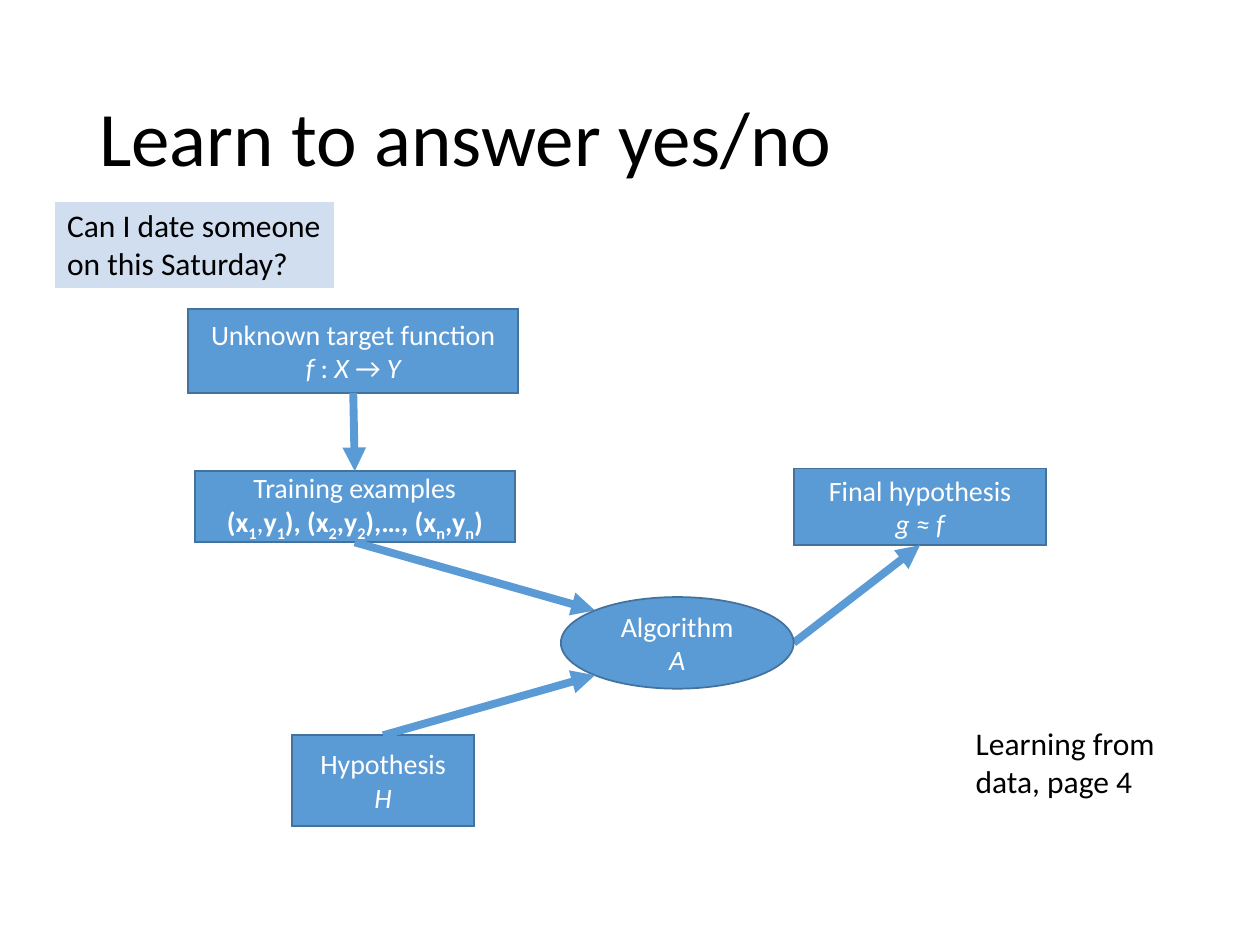
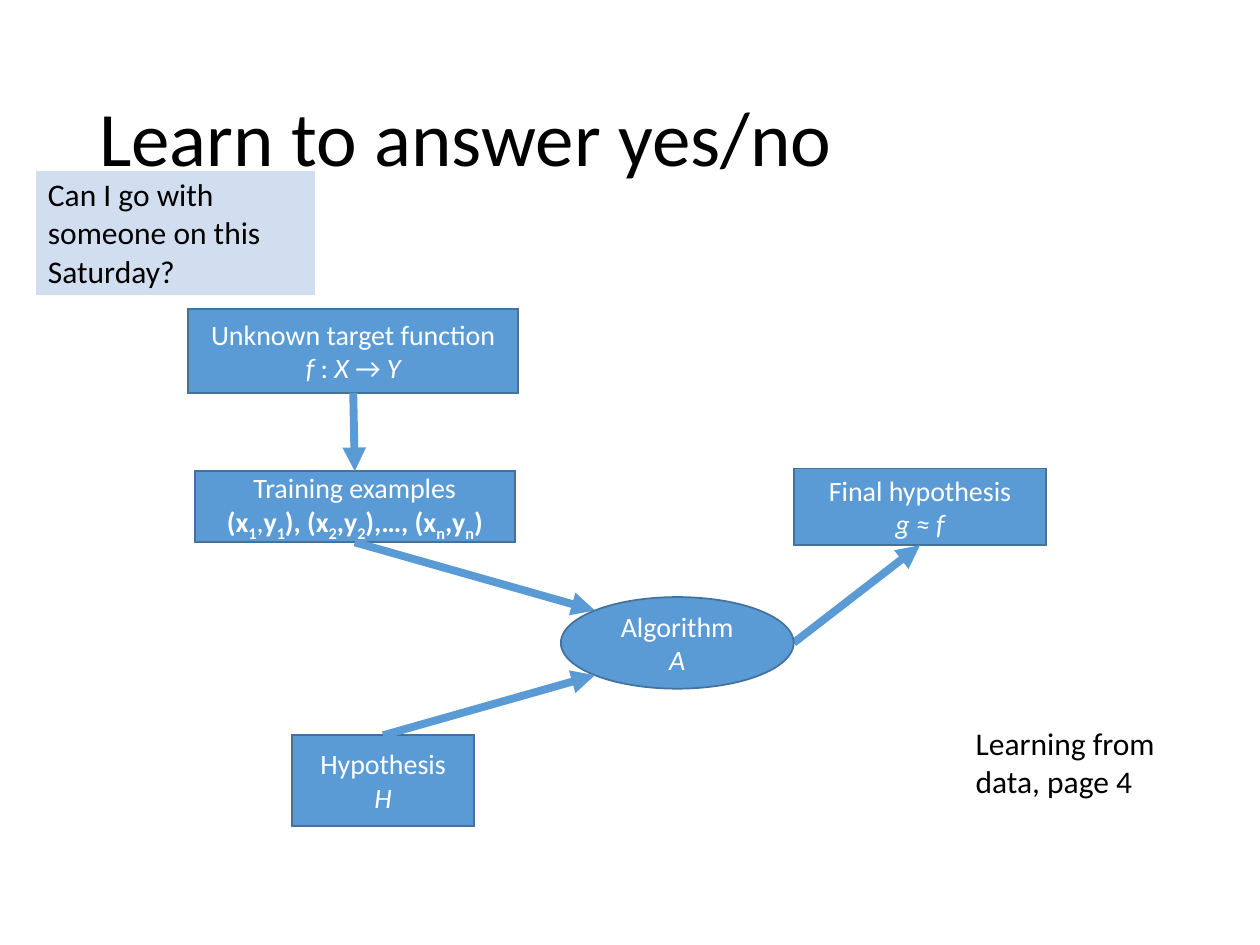
Before and after one commit to hansxiao7/Machine-learning-101, a slide deck: slide 4 of week2/PLA.pptx. Drawn at 1260x945 pixels with LibreOffice and Linux fonts; fonts in the diff are those of the drawing. Boxes give left, top, right and bottom in pixels: in the first picture for what was removed or moved away, otherwise in the second. Text is boxed around its words. In the diff, an @@ line names an element or a change of style, - is before the commit and + after.

```diff
--- a/week2/PLA.pptx
+++ b/week2/PLA.pptx
@@ table at [35, 170, 315, 296] @@
-row 1, column 1: Can I date someone on this Saturday?
+row 1, column 1: Can I go with someone on this Saturday?
@@ table: place and size @@
-table at [54, 200, 334, 289]
+table at [35, 170, 315, 296]
```
Also in this commit, not shown: 7 other slides changed, 7 other files.
